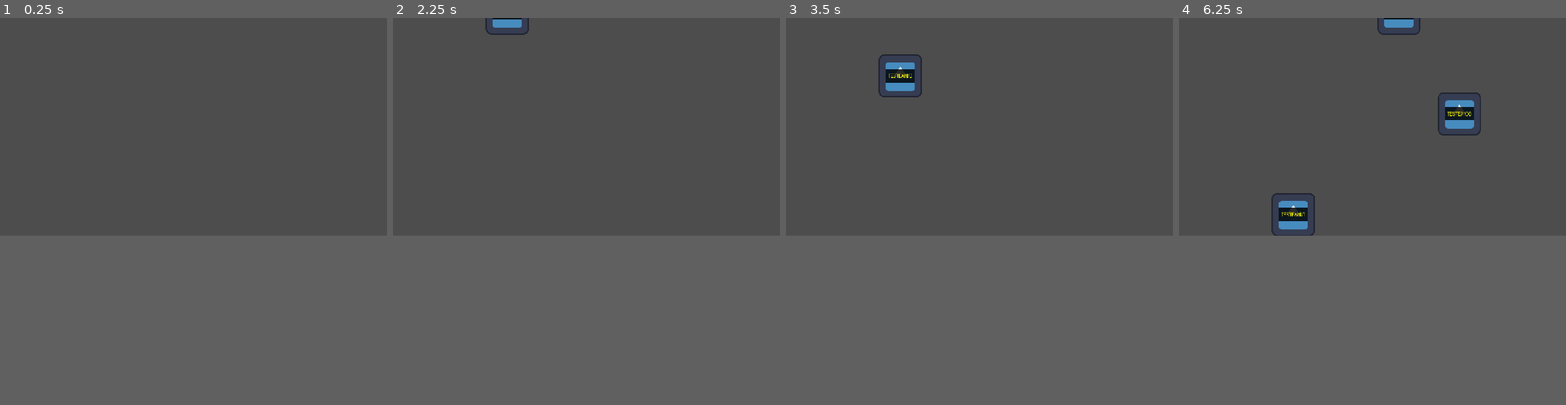
Above: before the commit, frames 1-4 (left to right).
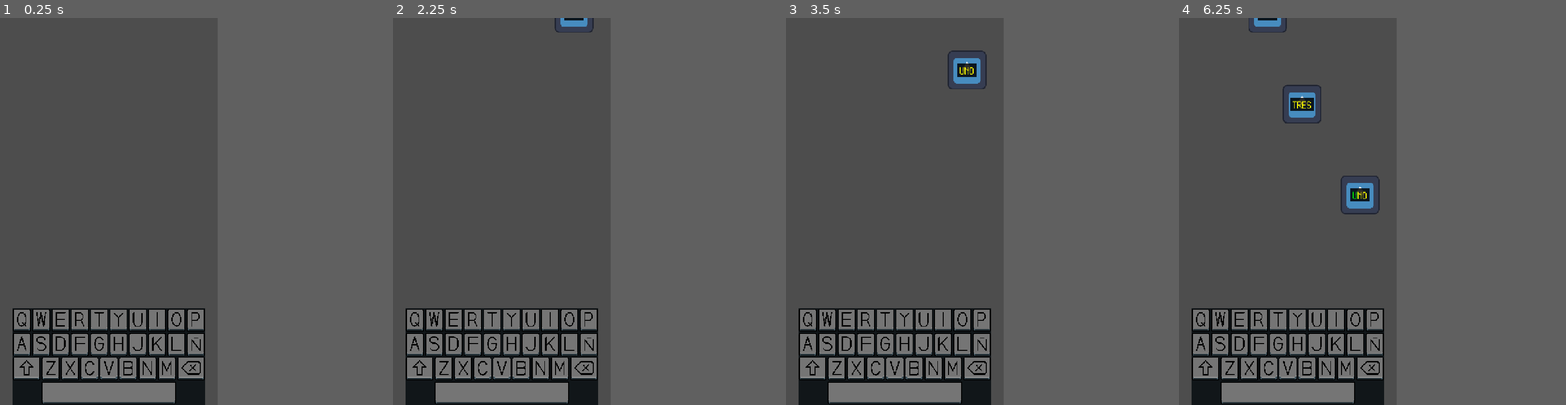
Above: after the commit, the same moments.

Repository: Jota7Dev/fast-fingers
Game: Godot game, scene res://Scenes/core/main.tscn
The game is run twice, just before and just after one commit, with the same random seed, the same clock (stepped at 60 frames per second) and the same inputs. The project has no main scene, so this scene is started directly. The engine's default icon, where the game draws it, is replaced by a stand-in: a white triangle on a blue panel in a dark square.
Inputs (mouse positions are in pixels of both pictures, inside the frame that each line leads up to):
- Up to frame 1 (0.25 s): no input
- Up to frame 2 (2.25 s): click (431, 188) at 0.52 s; click (466, 188) at 1.27 s; click (501, 188) at 2.02 s
- Up to frame 3 (3.5 s): click (929, 188) at 2.77 s
- Up to frame 4 (6.25 s): click (1357, 188) at 3.52 s; click (1387, 188) at 4.27 s; click (1422, 188) at 5.02 s; click (1457, 188) at 5.77 s
In our replay, the window is 800x450 before the commit and 450x800 after it. These sizes can differ from the game's own. Grey fills any space a smaller window leaves; there, only what the larger window draws over its background counts as a difference.

The runs differ from the first frame. In frame 1, 12% of the frame differs, in the area x 3-53%, y 75-100%; in frame 2, 13%; in frame 3, 14%; in frame 4, 15%, in the area x 3-78%, y 0-100%.

Commit message:
Creación del nucleo principal del juego (Caida de palabras, palabras detectadas por el teclado, palabras eliminadas al escribirlas y restar vidas cuando se toca el limite)

Diff:
--- a/Scenes/asteroides/asteroide.tscn
+++ b/Scenes/asteroides/asteroide.tscn
@@ -43,6 +43,7 @@
 theme_override_fonts/bold_italics_font = ExtResource("2_1674l")
 theme_override_fonts/italics_font = ExtResource("2_1674l")
 theme_override_fonts/mono_font = ExtResource("2_1674l")
+theme_override_font_sizes/normal_font_size = 32
 text = "PALABRA"
 fit_content = true
 scroll_active = false
--- a/Scenes/core/main.tscn
+++ b/Scenes/core/main.tscn
@@ -1,6 +1,25 @@
 [gd_scene format=3 uid="uid://c0tpn1h8ale64"]
 
 [ext_resource type="Script" uid="uid://bebbg2py0p4kk" path="res://Scripts/core/main.gd" id="1_2b5jm"]
+[ext_resource type="PackedScene" uid="uid://dmjyv2x1a5pyl" path="res://Scenes/ui/teclados/tecladodefault_ui.tscn" id="2_qfym1"]
+
+[sub_resource type="RectangleShape2D" id="RectangleShape2D_f6txj"]
+size = Vector2(720, 32)
 
 [node name="Main" type="Node2D" unique_id=986150695]
 script = ExtResource("1_2b5jm")
+
+[node name="CanvasLayer" type="CanvasLayer" parent="." unique_id=939382146]
+
+[node name="TecladoUI" parent="CanvasLayer" unique_id=490153416 instance=ExtResource("2_qfym1")]
+offset_left = 40.0
+offset_top = 960.0
+offset_right = -40.0
+
+[node name="Killzone" type="Area2D" parent="." unique_id=1797055320]
+
+[node name="CollisionShape2D" type="CollisionShape2D" parent="Killzone" unique_id=1131443088]
+position = Vector2(360, 976)
+shape = SubResource("RectangleShape2D_f6txj")
+
+[connection signal="area_entered" from="Killzone" to="." method="_on_killzone_area_entered"]
--- a/Scripts/asteroides/asteroide.gd
+++ b/Scripts/asteroides/asteroide.gd
@@ -26,15 +26,18 @@
         else:
             bbcode_text += "[color=gray]" + remaining_part + "[/color]"
 
-        bbcode_text += "[/center]"
+    bbcode_text += "[/center]"
+    text_label.text = bbcode_text
 
-        text_label.text = bbcode_text
+func process_letter(pressed_key: String):
+    var expected_key = target_word[current_index].to_upper()
 
-func _input(event):
-    if event.is_action_pressed("ui_accept"):
-        if current_index < target_word.length():
-            current_index += 1
-            update_colors()
+    if pressed_key == expected_key:
+        current_index += 1
+        update_colors()
+
+        if current_index >= target_word.length():
+            queue_free()
 
 func _process(delta):
     position.y += fall_speed * delta
--- a/Scripts/core/main.gd
+++ b/Scripts/core/main.gd
@@ -1,16 +1,46 @@
 extends Node2D
 
 const SCENE_ASTEROID = preload("res://Scenes/asteroides/asteroide.tscn")
+var word_list: Array[String] = ["PROBANDO", "UNO", "DOS", "TRES", "CUATRO"]
+var active_asteroid = null
 
 func _ready():
+	$CanvasLayer/TecladoUI.pressed_key.connect(_on_keyboard_pressed_key)
 	var spawn_timer = Timer.new()
 	spawn_timer.wait_time = 2.0
 	spawn_timer.autostart = true
 	spawn_timer.timeout.connect(_on_spawn_timer_timeout)
 	add_child(spawn_timer)
 
+func _on_keyboard_pressed_key(letter: String):
+	if not is_instance_valid(active_asteroid):
+		_search_new_objetive()
+
+	if is_instance_valid(active_asteroid):
+		active_asteroid.process_letter(letter)
+
+func _search_new_objetive():
+	var max_y = -1000
+
+	for child in get_children():
+		if "target_word" in child:
+			if child.position.y > max_y:
+				max_y = child.position.y
+				active_asteroid = child
+
 func _on_spawn_timer_timeout():
 	var new_asteroid = SCENE_ASTEROID.instantiate()
-	var x_random = randf_range(100, 1050)
+	new_asteroid.target_word = word_list.pick_random()
+	var x_random = randf_range(80, 640)
 	new_asteroid.position = Vector2(x_random, -50)
 	add_child(new_asteroid)
+
+
+func _on_killzone_area_entered(area: Area2D):
+	if "target_word" in area:
+		print("Vida restada")
+
+		if active_asteroid == area:
+			active_asteroid = null
+
+		area.queue_free()
--- a/project.godot
+++ b/project.godot
@@ -16,6 +16,8 @@
 
 [display]
 
+window/size/viewport_width=720
+window/size/viewport_height=1280
 window/stretch/mode="canvas_items"
 window/stretch/aspect="expand"
 
